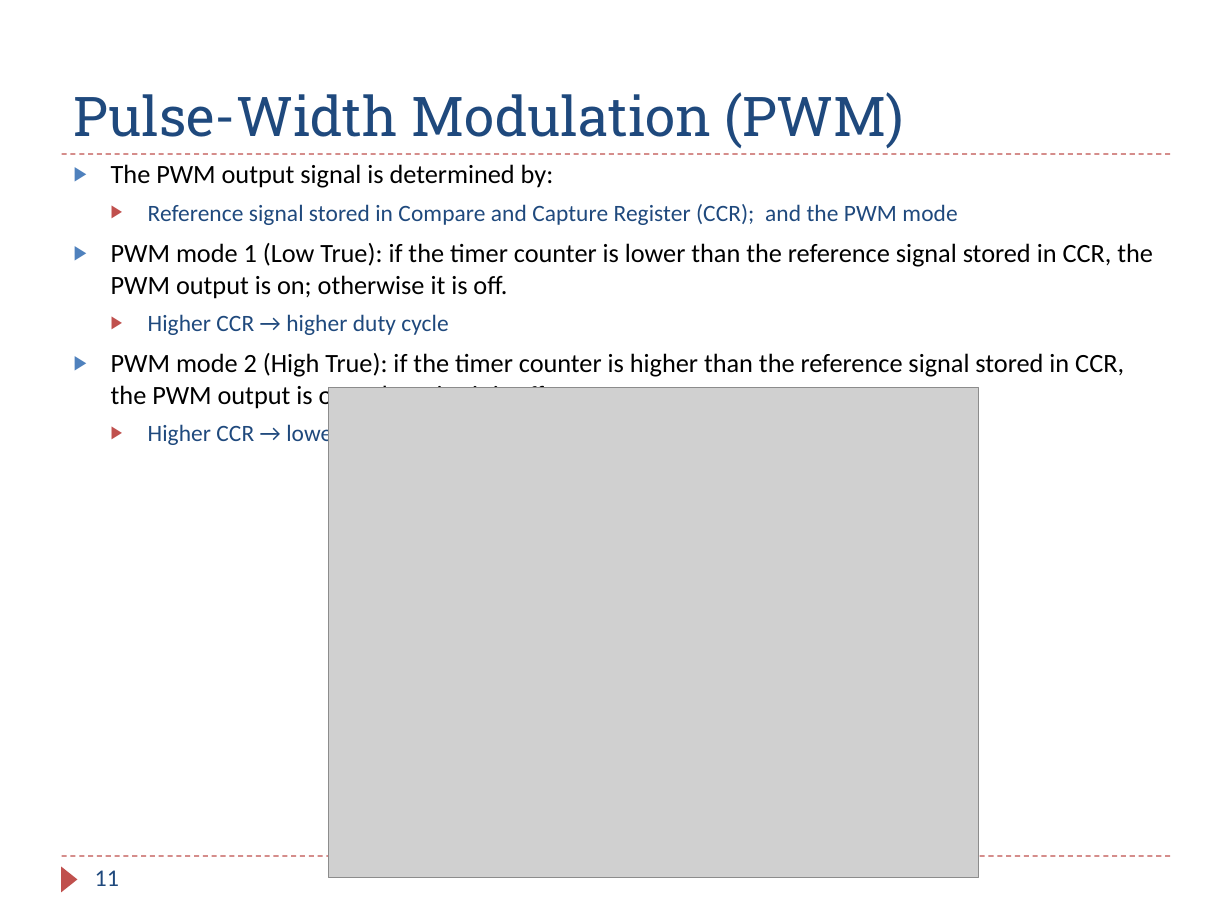
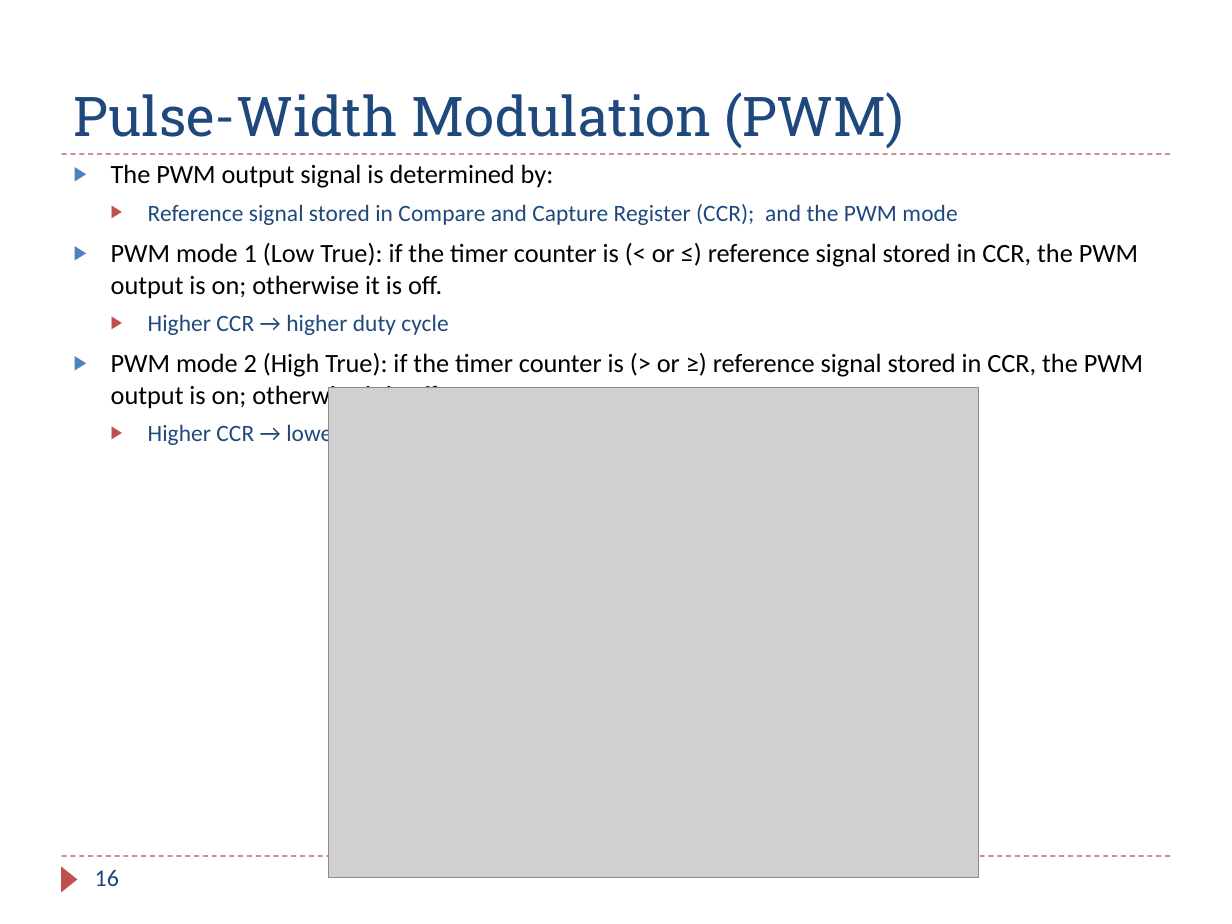
Before and after one commit to guhofstra/CSC111Fa25, a slide deck: slide 16 of PPTs/Ch15_Timer_PWM.pptx (slide 11 before the commit). Drawn at 1232x924 pixels with LibreOffice and Linux fonts; fonts in the diff are those of the drawing; grey boxes stand for pictures. Boxes give left, top, right and bottom in pixels: in the first picture for what was removed or moved away, otherwise in the second. Text is boxed around its words. In the diff, an @@ line names an element or a change of style, - is before the commit and + after.

```diff
--- a/PPTs/Ch15_Timer_PWM.pptx
+++ b/PPTs/Ch15_Timer_PWM.pptx
@@ text at (x1=111, y1=243, x2=1138, y2=299): text changed @@
-▶ PWM mode 1 (Low True): if the timer counter is lower than the reference signal stored in CCR, the PWM output is on; otherwise it is off.
+▶ PWM mode 1 (Low True): if the timer counter is (< or ≤) reference signal stored in CCR, the PWM output is on; otherwise it is off.
@@ text at (x1=111, y1=353, x2=1143, y2=410): text changed @@
-▶ PWM mode 2 (High True): if the timer counter is higher than the reference signal stored in CCR, the PWM output is on; otherwise it is off.
+▶ PWM mode 2 (High True): if the timer counter is (> or ≥) reference signal stored in CCR, the PWM output is on; otherwise it is off.
@@ page number at (x1=95, y1=870, x2=119, y2=886): text changed @@
-11
+16
```
Also in this commit, not shown: 14 other slides changed, 12 slides added, 10 slides removed, 17 other files.
